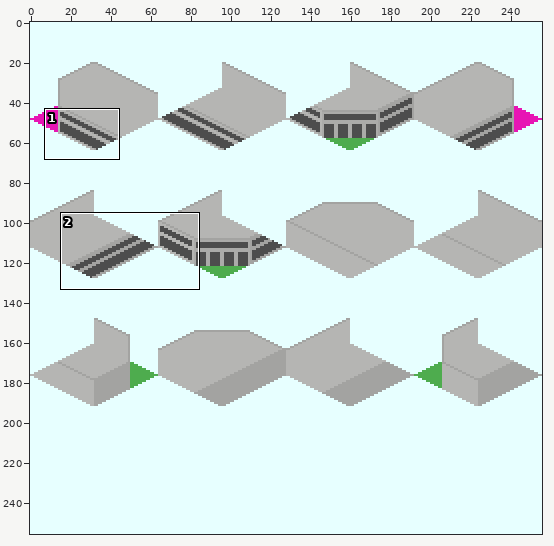
Sprite sheet, stored at source/png/Simple_Station_MainStation-1.png. Above: a wide view before the commit, with the close-up outlined.
Close-up. Before the edit:
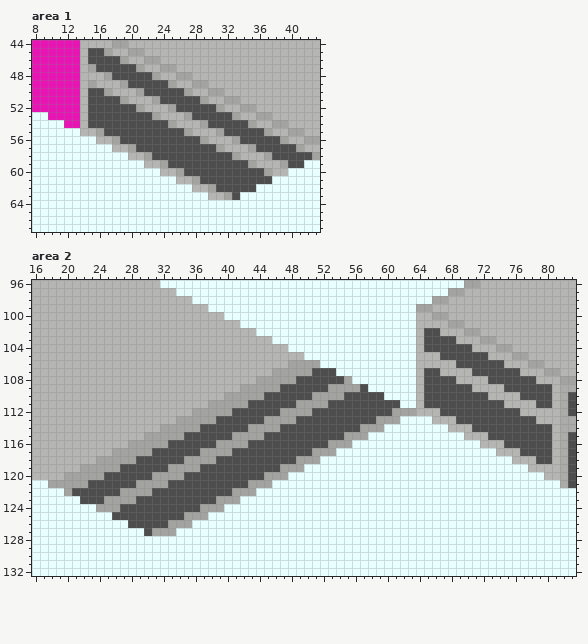
The file is 256x256 pixels. Colours within 5 levels of each other are drawn and written as one. Shown: area 1: x 8..43, y 44..67; area 2: x 16..83, y 96..132. The commit also changed other parts of the picture, which this record leaves out.
And afterwards:
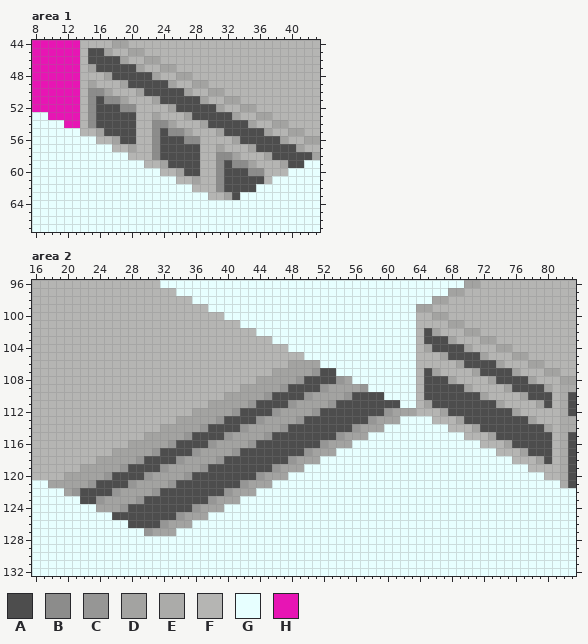
Palette (. is transparent): A #4d4d4d  B #8c8c8b  C #969695  D #a3a3a1  E #ababa9  F #b5b5b3  G #e7ffff  H #e715b4
Edits made:
Area 1:
Colour A gives way to colour B in row 50 at x 15 to 16; in row 51 at x 15 and 17 to 18; in row 52 at x 15 and 19 to 20; in row 53 at x 15; in row 54 at x 15 and 23 to 24; in row 55 at x 23 and 25 to 26.
Colour A gives way to colour B in row 56 at x 23 and 27 to 28; in row 57 at x 23; in row 58 at x 23 and 31 to 32; in row 59 at x 31 and 33 to 34; in row 60 at x 31 and 35 to 36; in rows 61 to 62 at x 31.
Colour A gives way to colour F in rows 53 to 56 at x 21 to 22; in row 57 at x 21 to 22 and 29 to 30; in rows 58 to 60 at x 29 to 30; in row 61 at x 29 to 30 and 37.
Colour D gives way to colour F in row 52 at x 21; in row 56 at x 29; in row 58 at x 22; in row 60 at x 37; in row 62 at x 30.
Area 2:
Colour A gives way to colour C in row 107 at x 51; in row 108 at x 49 and 54; in row 109 at x 47, 52 and 57; in row 110 at x 45, 50 and 55; in row 111 at x 43, 48 and 53; in row 112 at x 41, 46, 51 and 60.
Colour A gives way to colour C in row 113 at x 39, 44, 49 and 58; in row 114 at x 37, 42, 47 and 56; in row 115 at x 35, 40, 45 and 54; in row 116 at x 33, 38, 43 and 52; in row 117 at x 31, 36, 41 and 50; in row 118 at x 29, 34, 39 and 48.
Colour A gives way to colour C in row 119 at x 27, 32, 37 and 46; in row 120 at x 25, 30, 35 and 44; in row 121 at x 23, 28, 33 and 42; in row 122 at x 21, 26, 31 and 40; in row 123 at x 24, 29 and 38; in row 124 at x 27 and 36.
Colour A gives way to colour C in row 125 at x 34; in row 126 at x 32; in row 127 at x 30.
Colour A gives way to colour D in row 102 at x 66; in row 103 at x 68; in row 104 at x 65 and 70; in row 105 at x 67 and 72; in row 106 at x 69 and 74; in row 107 at x 66, 71 and 76.
Colour A gives way to colour D in row 108 at x 68, 73 and 78; in row 109 at x 70, 75 and 80; in row 110 at x 72 and 77; in row 111 at x 65, 74 and 79; in row 112 at x 67 and 76; in row 113 at x 69 and 78.
Colour A gives way to colour D in row 114 at x 71 and 80; in row 115 at x 73; in row 116 at x 75; in row 117 at x 77; in row 118 at x 79.
Where, in picture pixels (left, top, right, bottom), the same in both close-ups:
changed: (88, 88, 272, 192)
changed: (424, 328, 552, 464)
changed: (72, 368, 392, 536)
